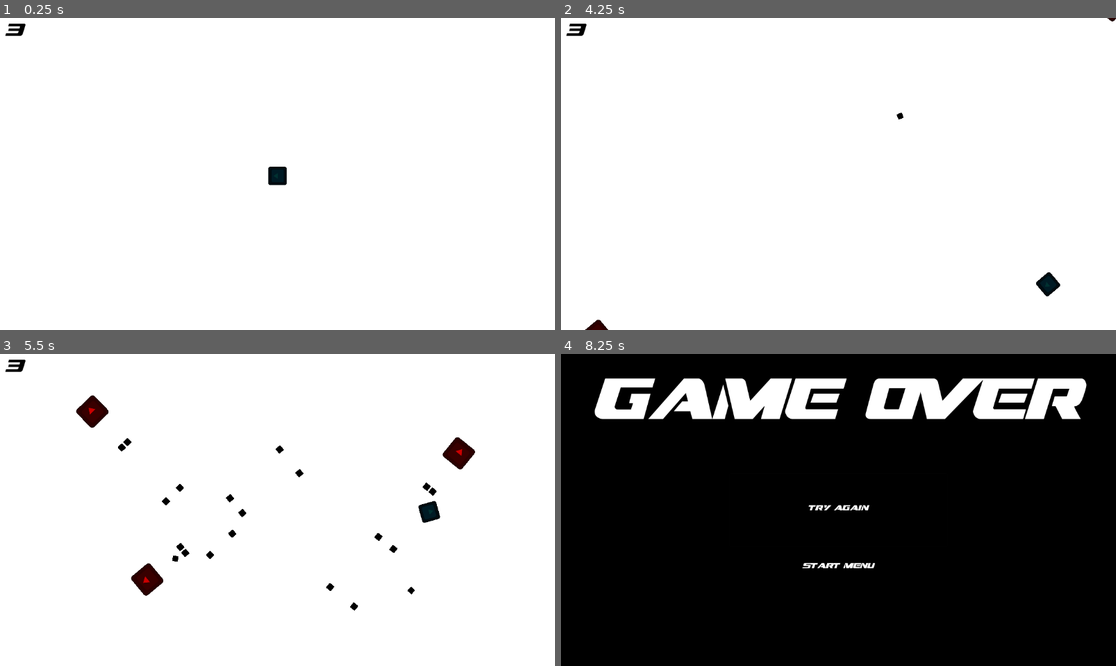
Above: before the commit, frames 1-4 (two rows, left to right).
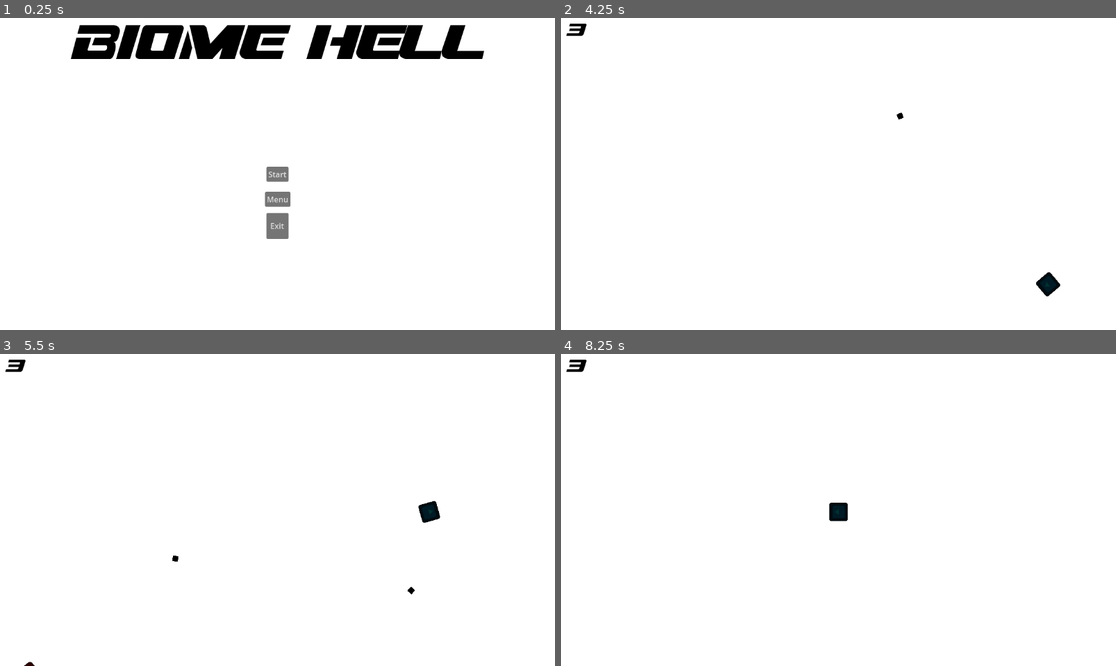
Above: after the commit, the same moments.

Repository: Savio-888/Trabalho-Logica-Jogo
Game: Godot game, scene res://Scenes/StartMenu.tscn
Two runs of this game, one before a commit and one after it. Both use one fixed random seed, a clock stepped at 60 frames per second and the inputs below. Before the commit the project starts from res://Scenes/Game.tscn. The engine's default icon, where the game draws it, is replaced by a stand-in: a white triangle on a blue panel in a dark square.
Inputs (mouse positions are in pixels of both pictures, inside the frame that each line leads up to):
- Up to frame 1 (0.25 s): no input
- Up to frame 2 (4.25 s): click (838, 198) at 0.5 s, where only the run after the commit has a clickable "Menu"; click (838, 174) at 1.25 s, where only the run after the commit has a clickable "Start"; tap Enter at 2 s; move the mouse to (960, 158) at 2.02 s; hold Right (right) 2.03-2.78 s; click (960, 158) at 2.1 s; move the mouse to (727, 189) at 2.77 s; hold Down (down) 2.78-3.53 s; click (727, 189) at 2.85 s; move the mouse to (894, 105) at 3.52 s; hold Right (right) from 3.53 s (still down); click (894, 105) at 3.6 s
- Up to frame 3 (5.5 s): move the mouse to (249, 572) at 4.27 s; release Right (right) at 4.28 s; hold Up (up) 4.28-5.03 s; click (249, 572) at 4.35 s; move the mouse to (444, 556) at 5.02 s; hold Left (left) from 5.03 s (still down); click (444, 556) at 5.1 s
- Up to frame 4 (8.25 s): move the mouse to (672, 463) at 5.77 s; click (672, 463) at 5.85 s; move the mouse to (866, 510) at 6.52 s; release Left (left) at 6.53 s; hold Down (down) 6.53-7.25 s; click (866, 510) at 6.6 s; click (838, 510) at 7.25 s, where only the run before the commit has a clickable "try again"; click "try again" at 8 s

The runs differ from the first frame. In frame 1, 6.4% of the frame differs, in the area x 0-88%, y 1-71%; in frame 2, less than 0.1%; in frame 3, 1.5%; in frame 4, 93%, in the area x 0-100%, y 0-100%.

Commit message:
Configurando os menus.

Diff:
--- a/Scenes/GameOver.tscn
+++ b/Scenes/GameOver.tscn
@@ -1,5 +1,6 @@
-[gd_scene load_steps=4 format=3 uid="uid://bh14wk57ypkmy"]
+[gd_scene load_steps=5 format=3 uid="uid://bh14wk57ypkmy"]
 
+[ext_resource type="Script" uid="uid://btnl302w7eedp" path="res://Scripts/HUD/game_over.gd" id="1_k52d1"]
 [ext_resource type="FontFile" uid="uid://dbysrtfs0r7n1" path="res://Dream MMA.ttf" id="1_m5628"]
 
 [sub_resource type="LabelSettings" id="LabelSettings_k52d1"]
@@ -9,9 +10,17 @@
 [sub_resource type="LabelSettings" id="LabelSettings_m5628"]
 font = ExtResource("1_m5628")
 
-[node name="GameOver" type="CanvasLayer"]
+[node name="GameOver" type="Control"]
+layout_mode = 3
+anchors_preset = 15
+anchor_right = 1.0
+anchor_bottom = 1.0
+grow_horizontal = 2
+grow_vertical = 2
+script = ExtResource("1_k52d1")
 
 [node name="ColorRect" type="ColorRect" parent="."]
+layout_mode = 1
 anchors_preset = 15
 anchor_right = 1.0
 anchor_bottom = 1.0
@@ -20,6 +29,7 @@
 color = Color(0, 0, 0, 1)
 
 [node name="MarginContainer" type="MarginContainer" parent="."]
+layout_mode = 1
 anchors_preset = 15
 anchor_right = 1.0
 anchor_bottom = 1.0
@@ -39,6 +49,7 @@
 
 [node name="tryagain" type="Button" parent="."]
 self_modulate = Color(0.012617188, 0.012617188, 0.012617188, 1)
+layout_mode = 1
 anchors_preset = 8
 anchor_left = 0.5
 anchor_top = 0.5
@@ -67,8 +78,9 @@
 text = "try again"
 label_settings = SubResource("LabelSettings_m5628")
 
-[node name="close" type="Button" parent="."]
+[node name="gotostartmenu" type="Button" parent="."]
 self_modulate = Color(0.012617188, 0.012617188, 0.012617188, 1)
+layout_mode = 1
 anchors_preset = 8
 anchor_left = 0.5
 anchor_top = 0.5
@@ -81,7 +93,7 @@
 grow_horizontal = 2
 grow_vertical = 2
 
-[node name="Label" type="Label" parent="close"]
+[node name="Label" type="Label" parent="gotostartmenu"]
 layout_mode = 1
 anchors_preset = 8
 anchor_left = 0.5
@@ -96,3 +108,6 @@
 grow_vertical = 2
 text = "start menu"
 label_settings = SubResource("LabelSettings_m5628")
+
+[connection signal="pressed" from="tryagain" to="." method="_on_tryagain_pressed"]
+[connection signal="pressed" from="gotostartmenu" to="." method="_on_close_pressed"]
--- /dev/null
+++ b/Scenes/StartMenu.tscn
@@ -0,0 +1,96 @@
+[gd_scene load_steps=4 format=3 uid="uid://b1akr5snbqtc0"]
+
+[ext_resource type="FontFile" uid="uid://dbysrtfs0r7n1" path="res://Dream MMA.ttf" id="1_dvnd1"]
+[ext_resource type="Script" uid="uid://ddpawx0rsgms2" path="res://Scripts/HUD/start_menu.gd" id="1_xtte2"]
+
+[sub_resource type="LabelSettings" id="LabelSettings_xtte2"]
+font = ExtResource("1_dvnd1")
+font_size = 100
+font_color = Color(0, 0, 0, 1)
+
+[node name="StartMenu" type="Control"]
+layout_mode = 3
+anchors_preset = 15
+anchor_right = 1.0
+anchor_bottom = 1.0
+grow_horizontal = 2
+grow_vertical = 2
+script = ExtResource("1_xtte2")
+
+[node name="ColorRect" type="ColorRect" parent="."]
+layout_mode = 1
+anchors_preset = 15
+anchor_right = 1.0
+anchor_bottom = 1.0
+grow_horizontal = 2
+grow_vertical = 2
+
+[node name="MarginContainer" type="MarginContainer" parent="."]
+layout_mode = 1
+anchors_preset = 15
+anchor_right = 1.0
+anchor_bottom = 1.0
+grow_horizontal = 2
+grow_vertical = 2
+theme_override_constants/margin_left = 10
+theme_override_constants/margin_top = 10
+theme_override_constants/margin_right = 10
+theme_override_constants/margin_bottom = 10
+
+[node name="Label" type="Label" parent="MarginContainer"]
+layout_mode = 2
+size_flags_vertical = 0
+text = "biome hell"
+label_settings = SubResource("LabelSettings_xtte2")
+horizontal_alignment = 1
+vertical_alignment = 1
+
+[node name="startbutton" type="Button" parent="."]
+layout_mode = 1
+anchors_preset = 8
+anchor_left = 0.5
+anchor_top = 0.5
+anchor_right = 0.5
+anchor_bottom = 0.5
+offset_left = -4.0
+offset_top = -4.0
+offset_right = 4.0
+offset_bottom = 4.0
+grow_horizontal = 2
+grow_vertical = 2
+text = "Start"
+
+[node name="menu" type="Button" parent="."]
+layout_mode = 1
+anchors_preset = 8
+anchor_left = 0.5
+anchor_top = 0.5
+anchor_right = 0.5
+anchor_bottom = 0.5
+offset_left = -23.0
+offset_top = 37.0
+offset_right = 23.0
+offset_bottom = 68.0
+grow_horizontal = 2
+grow_vertical = 2
+text = "Menu
+"
+
+[node name="exit" type="Button" parent="."]
+layout_mode = 1
+anchors_preset = 8
+anchor_left = 0.5
+anchor_top = 0.5
+anchor_right = 0.5
+anchor_bottom = 0.5
+offset_left = -23.0
+offset_top = 81.0
+offset_right = 23.0
+offset_bottom = 135.0
+grow_horizontal = 2
+grow_vertical = 2
+text = "Exit"
+
+[connection signal="pressed" from="startbutton" to="." method="_on_startbutton_pressed"]
+[connection signal="pressed" from="menu" to="." method="_on_menu_pressed"]
+[connection signal="pressed" from="exit" to="." method="_on_exit_pressed"]
--- a/Scenes/player.tscn
+++ b/Scenes/player.tscn
@@ -52,3 +52,7 @@
 label_settings = SubResource("LabelSettings_x3wgy")
 horizontal_alignment = 1
 vertical_alignment = 1
+
+[node name="Timer" type="Timer" parent="."]
+
+[connection signal="timeout" from="Timer" to="." method="timeout"]
--- /dev/null
+++ b/Scripts/HUD/game_over.gd
@@ -0,0 +1,9 @@
+extends Control
+
+
+func _on_tryagain_pressed() -> void:
+	get_tree().change_scene_to_file(Scenemanager.previous_scene_path)
+
+
+func _on_close_pressed() -> void:
+	get_tree().change_scene_to_file("res://Scenes/StartMenu.tscn")
--- /dev/null
+++ b/Scripts/HUD/start_menu.gd
@@ -0,0 +1,13 @@
+extends Control
+
+
+func _on_startbutton_pressed() -> void:
+	get_tree().change_scene_to_file("res://Scenes/Game.tscn")
+
+
+func _on_menu_pressed() -> void:
+	pass # Replace with function body.
+
+
+func _on_exit_pressed() -> void:
+	get_tree().quit()
--- a/Scripts/game.gd
+++ b/Scripts/game.gd
@@ -1,8 +1,8 @@
 extends Node2D
-
 # Script principal do overworld do jogo.
 func _ready():
 	$Spawner.spawn_time = 1.5 # Delay do objecto spawner
+	Scenemanager.previous_scene_path = get_tree().current_scene.scene_file_path
 func _process(_delta):
 	if $Player/HUD/BarradeVida/UI/barravida.text == str(0):
 		get_tree().change_scene_to_file("res://Scenes/GameOver.tscn")
--- a/Scripts/player.gd
+++ b/Scripts/player.gd
@@ -6,25 +6,22 @@
 @export var speed: float = 5.0
 var health: int = max_health
 var bullet_scene = preload("res://Scenes/playerbullet.tscn")
+var horizontal : float
+var vertical: float
 
 func _ready():
 	pass
 func _process(_delta):
+	horizontal = Input.get_action_strength("right") - Input.get_action_strength("left")
+	vertical = Input.get_action_strength("down") - Input.get_action_strength("up")
 	# Rotação do Player
-	look_at(get_global_mouse_position())
+	look_at(get_global_mouse_position()) # Pega a posição do mouse, e faz o personagem olhar em direção a ele.
 	rotation_degrees = wrap(rotation_degrees, 0, 360)
 
 	# Inputs de movimentação:
-	if Input.is_action_pressed('up'): # Seta pra cima ou W
-		self.position.y -= speed
-	if Input.is_action_pressed('down'): # Seta pra baixo ou S
-		self.position.y += speed
-	if Input.is_action_pressed('left'): # Seta pra esquerda ou A
-		self.position.x -= speed
-	if Input.is_action_pressed('right'): # Seta pra Direita ou D
-		self.position.x += speed
-
-	if Input.is_action_just_pressed('shoot'):
+	position += Vector2(horizontal*speed, vertical*speed)
+	# Ações do Player
+	if Input.is_action_just_pressed('shoot'): # Projétil
 		var b = bullet_scene.instantiate()
 		b.position = self.position
 		get_parent().add_child(b)
--- /dev/null
+++ b/Scripts/scenemanager.gd
@@ -0,0 +1,2 @@
+extends Node
+var previous_scene_path: String = ""
--- a/project.godot
+++ b/project.godot
@@ -11,13 +11,17 @@
 [application]
 
 config/name="Bullet Hellzin"
-run/main_scene="uid://c4ivwtpyligvj"
+run/main_scene="uid://b1akr5snbqtc0"
 config/features=PackedStringArray("4.5", "GL Compatibility")
 config/icon="res://icon.svg"
 
+[autoload]
+
+Scenemanager="*res://Scripts/scenemanager.gd"
+
 [editor]
 
-movie_writer/movie_file="C:/Users/Sávio/Documents/bullet-hellzin/Gravações/gravacao3.avi"
+movie_writer/movie_file="C:/Users/Sávio/Documents/bullet-hellzin/Gravações/gravacao4.avi"
 
 [input]
 
@@ -56,6 +60,13 @@
 shoot={
 "deadzone": 0.2,
 "events": [Object(InputEventMouseButton,"resource_local_to_scene":false,"resource_name":"","device":-1,"window_id":0,"a …(253 unchanged characters)…
+, Object(InputEventJoypadButton,"resource_local_to_scene":false,"resource_name":"","device":-1,"button_index":2,"pressure":0.0,"pressed":true,"script":null)
+]
+}
+dash={
+"deadzone": 0.2,
+"events": [Object(InputEventKey,"resource_local_to_scene":false,"resource_name":"","device":-1,"window_id":0,"alt_pressed":false,"shift_pressed":false,"ctrl_pressed":false,"meta_pressed":false,"pressed":false,"keycode":0,"physical_keycode":32,"key_label":0,"unicode":32,"location":0,"echo":false,"script":null)
+, Object(InputEventJoypadButton,"resource_local_to_scene":false,"resource_name":"","device":-1,"button_index":1,"pressure":0.0,"pressed":true,"script":null)
 ]
 }
 
Not shown, added: Scripts/HUD/game_over.gd.uid
Not shown, added: Scripts/HUD/start_menu.gd.uid
Not shown, added: Scripts/scenemanager.gd.uid
Not shown, added: Gravações/gravacao4.avi
